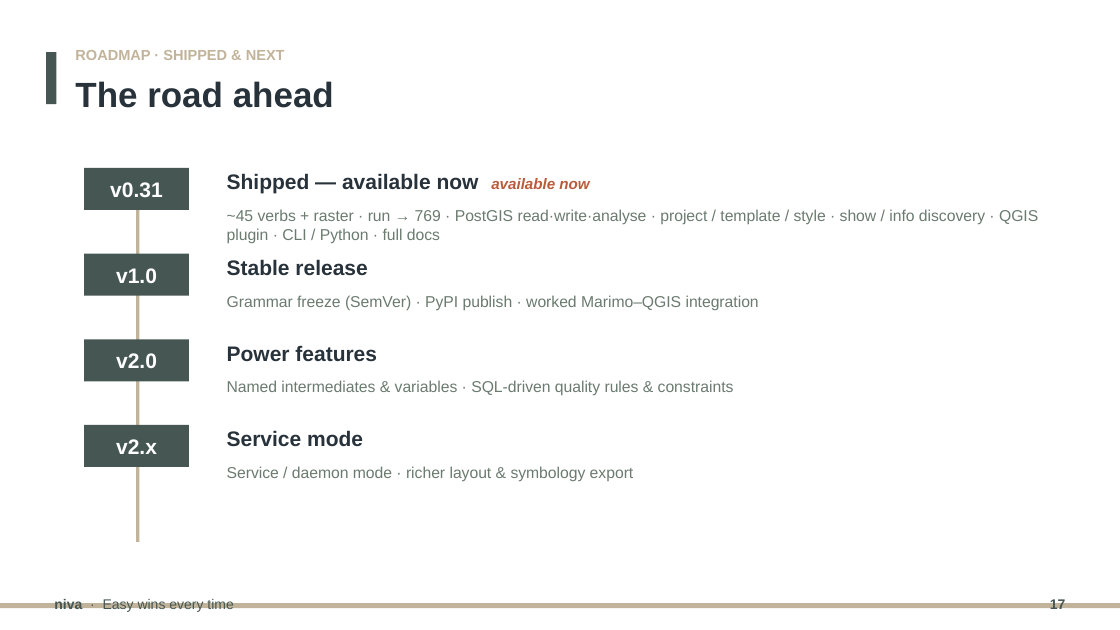
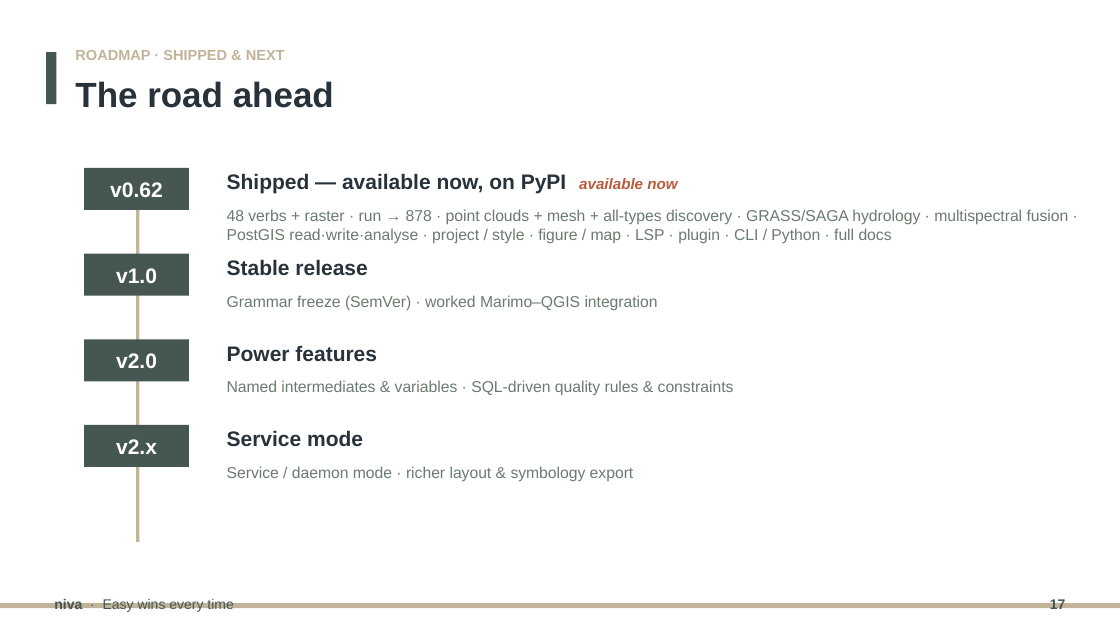
Before and after one commit to johnzastrow/niva, a slide deck: slide 17 of docs/presentation/niva_pitch.pptx. Drawn at 1120x630 pixels with LibreOffice and Linux fonts; fonts in the diff are those of the drawing. Boxes give left, top, right and bottom in pixels: in the first picture for what was removed or moved away, otherwise in the second. Text is boxed around its words. In the diff, an @@ line names an element or a change of style, - is before the commit and + after.

Commit message:
docs: rebuild guide PDF + pitch deck for 0.62 (point clouds, all-types, hydrology, multispectral)
Guide PDF regenerated from the refreshed guides + algorithm appendices. Pitch deck: 3 new
capability slides (every data type / point cloud → watershed / terrain+imagery+features fusion),
and the stale 'working today' + roadmap + 769→878 stats brought current (v0.62, on PyPI, 48 verbs,
660+ tests). Both Marp (HTML+PDF) and PPTX rebuilt.

```diff
--- a/docs/presentation/niva_pitch.pptx
+++ b/docs/presentation/niva_pitch.pptx
@@ text at (x1=227, y1=173, x2=677, y2=194): text changed @@
-Shipped — available now available now
+Shipped — available now, on PyPI available now
@@ text at (x1=110, y1=182, x2=163, y2=197): text changed @@
-v0.31
+v0.62
@@ text at (x1=227, y1=209, x2=1069, y2=243): text changed @@
-~45 verbs + raster · run → 769 · PostGIS read·write·analyse · project / template / style · show / info discovery · QGIS plugin · CLI / Python · full docs
+48 verbs + raster · run → 878 · point clouds + mesh + all-types discovery · GRASS/SAGA hydrology · multispectral fusion · PostGIS read·write·analyse · project / style · figure / map · LSP · plugin · CLI / Python · full docs
@@ text at (x1=227, y1=295, x2=658, y2=310): text changed @@
-Grammar freeze (SemVer) · PyPI publish · worked Marimo–QGIS integration
+Grammar freeze (SemVer) · worked Marimo–QGIS integration
```
Also in this commit, not shown: 2 other slides changed, 5 other files.
